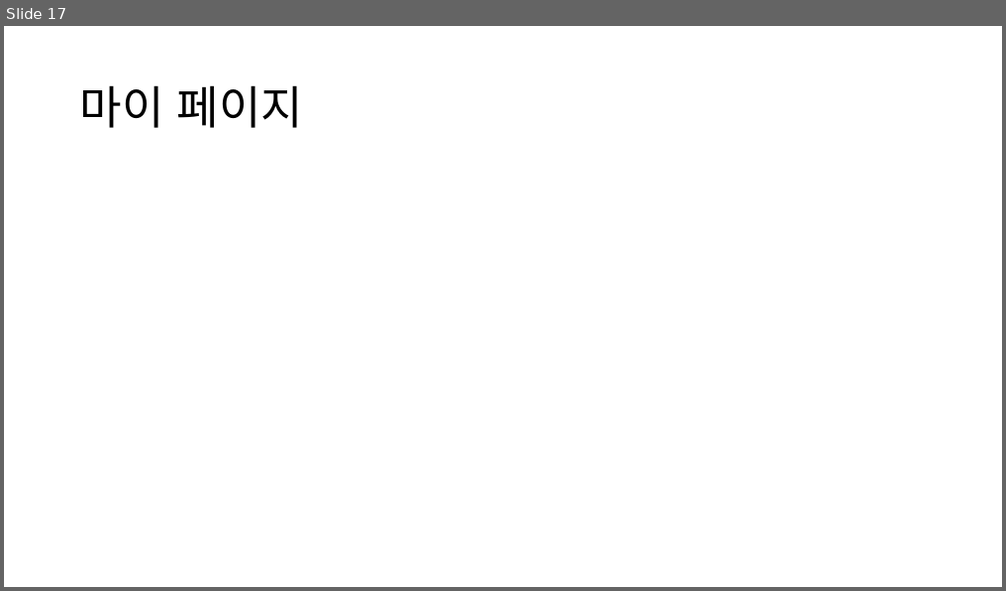
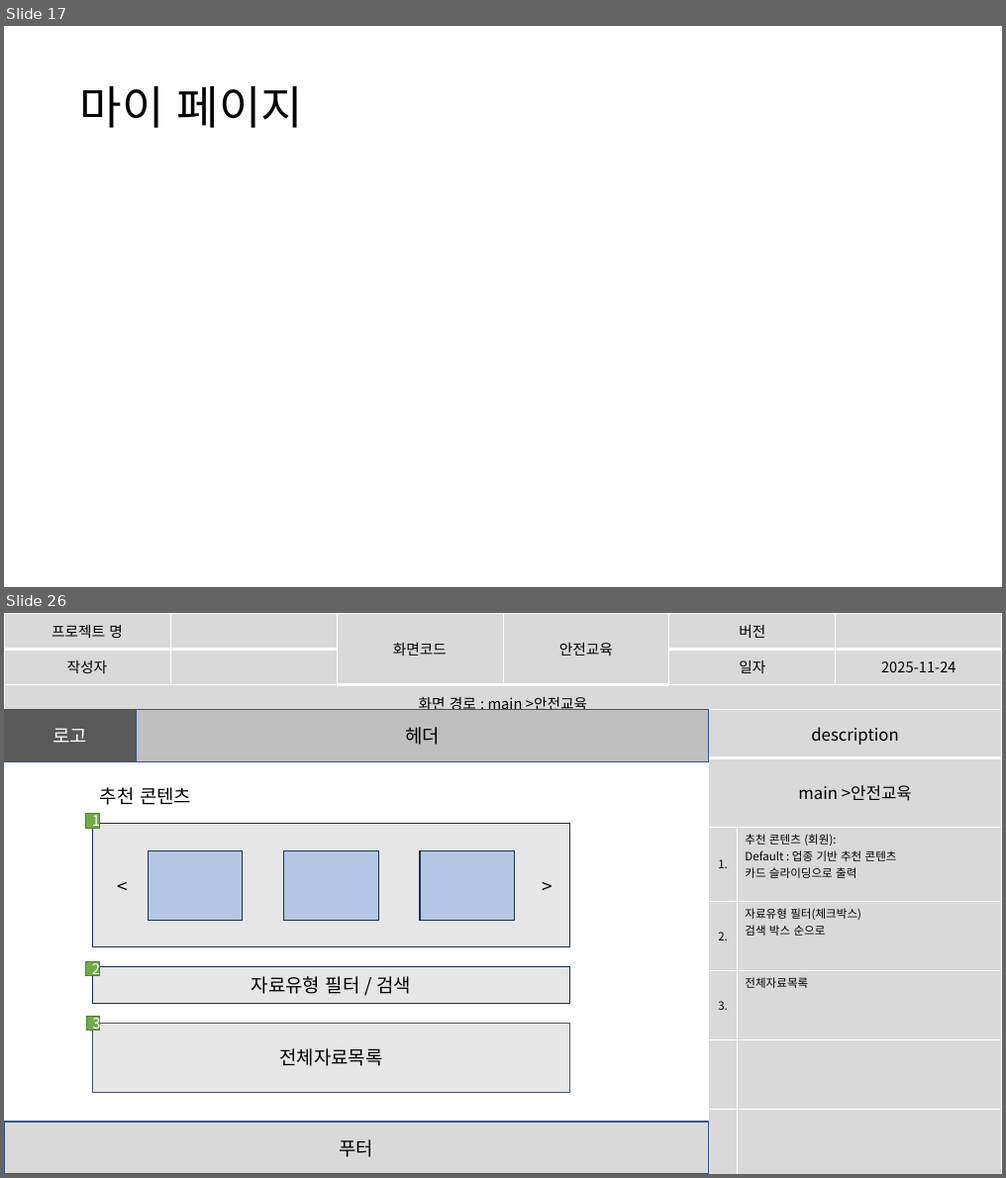
Before and after one commit to imyongchan/source, a slide deck: 스토리보드- 11.20/스토리보드_종합중.pptx. Shown one above the other, each under a label of ours: slide 17 before the commit, slides 17 and 26 after it; the slides between them are not shown. The pictures are 1006x591 and 1006x1178 pixels, drawn with LibreOffice and Linux fonts; fonts in the diff are those of the drawing. Boxes give left, top, right and bottom in pixels: in the first picture for what was removed or moved away, otherwise in the second. Text is boxed around its words. In the diff, an @@ line names an element or a change of style, - is before the commit and + after.

```diff
--- a/스토리보드- 11.20/스토리보드_종합중.pptx
+++ b/스토리보드- 11.20/스토리보드_종합중.pptx
@@ slide 26 added at <box>4,613,1002,1174</box>, background #FFFFFF @@
@@ table added at <box>4,613,1001,714</box>, 3 rows, 6 columns @@
+프로젝트 명 |  | 화면코드 | 안전교육 | 버전 | 
+작성자 |  |  |  | 일자 | 2025-11-24
+화면 경로 : main >안전교육 |  |  |  |  | 
@@ rectangle added at <box>4,710,137,761</box>, fill #595959, outline #325491 1 pt, 18 pt, text #FFFFFF @@
+로고
@@ rectangle added at <box>137,710,709,761</box>, fill #BFBFBF, outline #325491 1 pt, 18 pt, text #000000 @@
+헤더
@@ table added at <box>709,710,1002,1174</box>, 7 rows, 2 columns @@
+description | 
+main >안전교육 | 
+1. | 추천 콘텐츠 (회원): / Default : 업종 기반 추천 콘텐츠 / 카드 슬라이딩으로 출력
+2. | 자료유형 필터(체크박스) / 검색 박스 순으로
+3. | 전체자료목록
+ | 
+ | 
@@ text added at <box>100,787,191,805</box>, 18 pt, text #000000 @@
+추천 콘텐츠
@@ rectangle added at <box>85,814,99,828</box>, fill #70AD47, outline #538035 1 pt, 14 pt, text #FFFFFF @@
+1
@@ rectangle added at <box>92,823,570,948</box>, fill #E7E6E6, outline #1C3052 1 pt @@
@@ text added at <box>110,871,145,901</box>, 18 pt, text #000000 @@
+<
@@ rectangle added at <box>148,852,243,921</box>, fill #B4C7E7, outline #1C3052 1 pt @@
@@ rectangle added at <box>284,851,379,920</box>, fill #B4C7E7, outline #1C3052 1 pt @@
@@ rectangle added at <box>420,851,515,920</box>, fill #B4C7E7, outline #1C3052 1 pt @@
@@ text added at <box>535,871,570,901</box>, 18 pt, text #000000 @@
+>
@@ rectangle added at <box>85,961,99,976</box>, fill #70AD47, outline #538035 1 pt, 14 pt, text #FFFFFF @@
+2
@@ rectangle added at <box>92,967,570,1003</box>, fill #E7E6E6, outline #1C3052 1 pt, 18 pt, text #000000 @@
+자료유형 필터 / 검색
@@ rectangle added at <box>86,1017,100,1031</box>, fill #70AD47, outline #538035 1 pt, 14 pt, text #FFFFFF @@
+3
@@ rectangle added at <box>92,1023,570,1092</box>, fill #E7E6E6, outline #44546A 0.75 pt, 18 pt, text #000000 @@
+전체자료목록
@@ rectangle added at <box>4,1122,709,1174</box>, fill #D9D9D9, outline #325491 1 pt, 18 pt, text #000000 @@
+푸터
```
Also in this commit, not shown: 3 slides changed, 6 other slides added.
